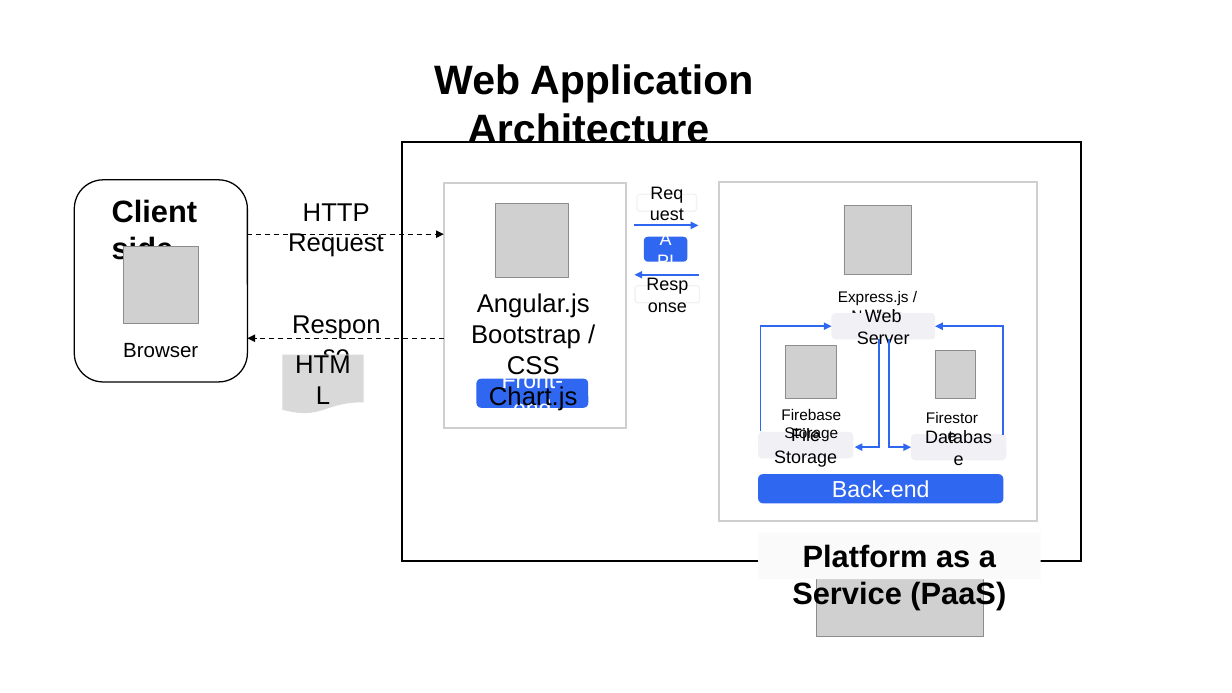
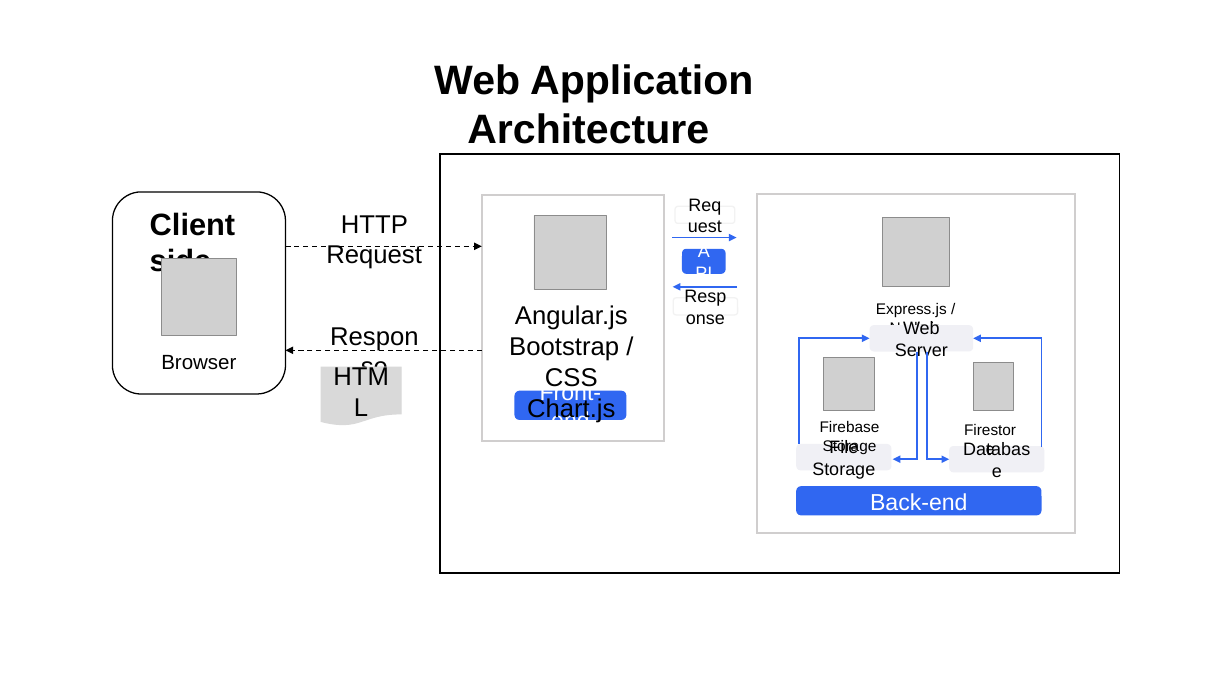
Before and after one commit to PSKdream/Projrct-Archive-System, a slide deck: slide 6 of Doc/Project Archive Web Application.pptx. Drawn at 1232x693 pixels with LibreOffice and Linux fonts; fonts in the diff are those of the drawing; grey boxes stand for pictures; background and template pictures are left out. Boxes give left, top, right and bottom in pixels: in the first picture for what was removed or moved away, otherwise in the second. Text is boxed around its words. In the diff, an @@ line names an element or a change of style, - is before the commit and + after.

```diff
--- a/Doc/Project Archive Web Application.pptx
+++ b/Doc/Project Archive Web Application.pptx
@@ text "Client side": place and size @@
-text "Client side" at [112,199,198,265]
+text "Client side" at [150,212,236,277]
@@ 1 rounded rectangle, 1 text, 1 arrow: place and size @@
-1 rounded rectangle, 1 text, 1 arrow at [635,274,854,458]
+1 rounded rectangle, 1 text, 1 arrow at [673,287,892,471]
@@ picture: place and size @@
-picture at [786,346,837,398]
+picture at [823,358,875,410]
@@ 8 rounded rectangles, 6 texts, 4 pictures, 4 elbow arrows, 3 rectangles, 3 arrows, 1 flow chart document: place and size @@
-8 rounded rectangles, 6 texts, 4 pictures, 4 elbow arrows, 3 rectangles, 3 arrows, 1 flow chart document at [74,142,1082,561]
+8 rounded rectangles, 6 texts, 4 pictures, 4 elbow arrows, 3 rectangles, 3 arrows, 1 flow chart document at [113,154,1120,573]
@@ text removed at [792,544,1006,610] @@
-Platform as a Service (PaaS)
@@ picture removed at [817,564,983,636] @@
```
Also in this commit, not shown: 5 other files.
